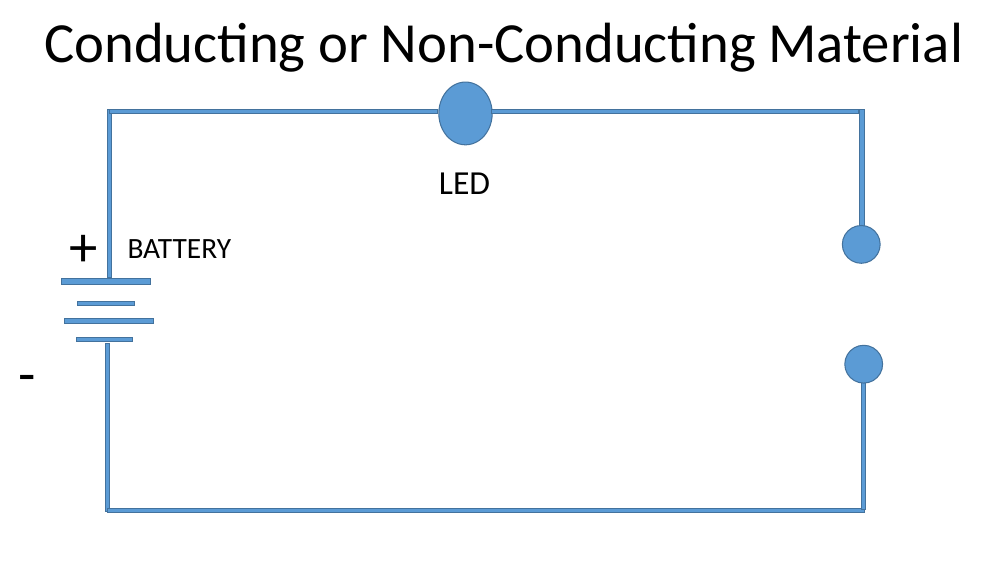
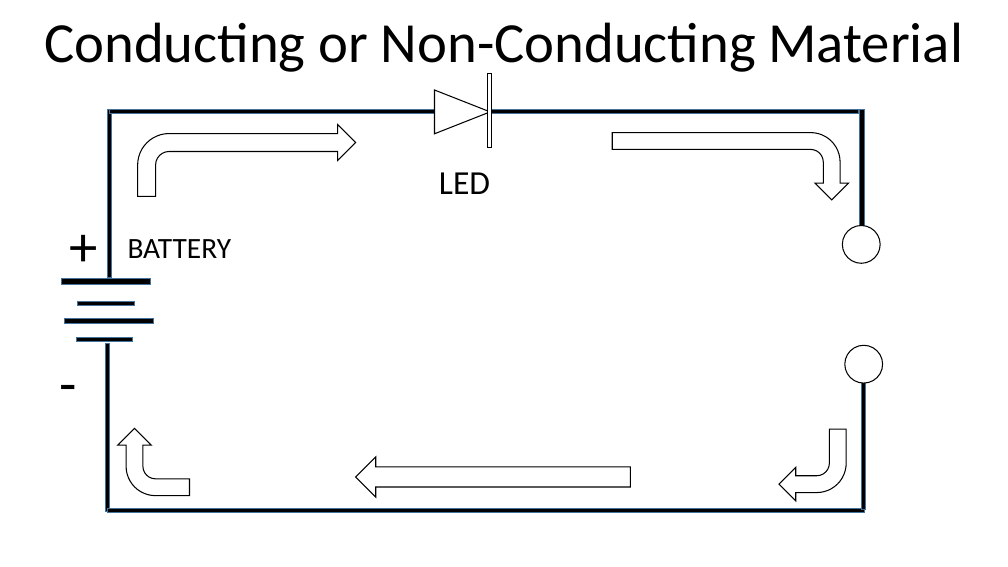
Before and after one commit to infocelab/embedded-projects, a slide deck: slide 2 of Documents/projects for schools.pptx. Drawn at 1008x567 pixels with LibreOffice and Linux fonts; fonts in the diff are those of the drawing. Boxes give left, top, right and bottom in pixels: in the first picture for what was removed or moved away, otherwise in the second. Text is boxed around its words. In the diff, an @@ line names an element or a change of style, - is before the commit and + after.

```diff
--- a/Documents/projects for schools.pptx
+++ b/Documents/projects for schools.pptx
@@ ellipse removed at <box>439,82,492,145</box> @@
@@ rectangle added at <box>487,74,491,148</box>, fill #FFFFFF, outline #000000 1 pt @@
@@ triangle added at <box>435,90,491,134</box>, fill #FFFFFF, outline #000000 1 pt @@
@@ bent arrow added at <box>138,125,355,197</box>, fill #FFFFFF, outline #000000 1 pt @@
@@ bent arrow added at <box>613,133,849,200</box>, fill #FFFFFF, outline #000000 1 pt @@
@@ ellipse at <box>842,225,880,263</box>: fill #5B9BD5 to #FFFFFF; outline #43739E 1 pt to #000000 1 pt @@
@@ fill #5B9BD5 to #000000 in 11 elements at <box>77,302,135,306</box>, <box>76,338,132,342</box>, <box>61,279,150,284</box>, <box>108,109,112,277</box>, <box>105,343,109,511</box>, <box>110,110,438,113</box>, <box>107,509,865,513</box>, <box>492,110,859,113</box>, <box>862,376,866,510</box>, <box>860,110,865,243</box>, <box>64,318,154,324</box> @@
@@ text "-": place and size @@
-text "-" at <box>3,333,53,409</box>
+text "-" at <box>43,343,93,420</box>
@@ ellipse at <box>845,346,883,383</box>: fill #5B9BD5 to #FFFFFF; outline #43739E 1 pt to #000000 1 pt @@
@@ bent arrow added at <box>118,429,190,496</box>, fill #FFFFFF, outline #000000 1 pt @@
@@ bent arrow added at <box>779,430,846,501</box>, fill #FFFFFF, outline #000000 1 pt @@
@@ down arrow added at <box>356,457,631,497</box>, fill #FFFFFF, outline #000000 1 pt @@
```
Also in this commit, not shown: 7 other slides changed, 5 slides added, 1 slide removed.
